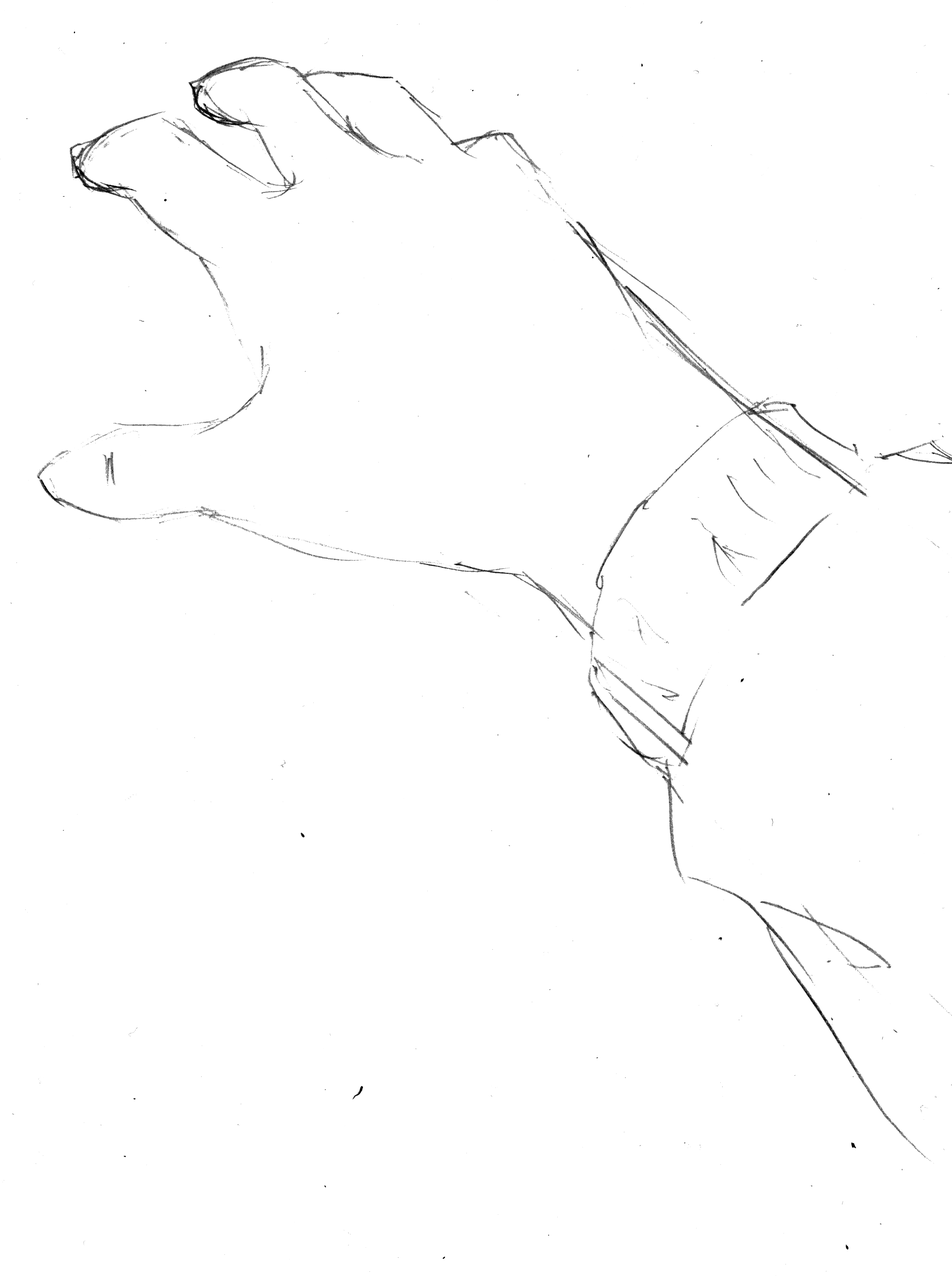
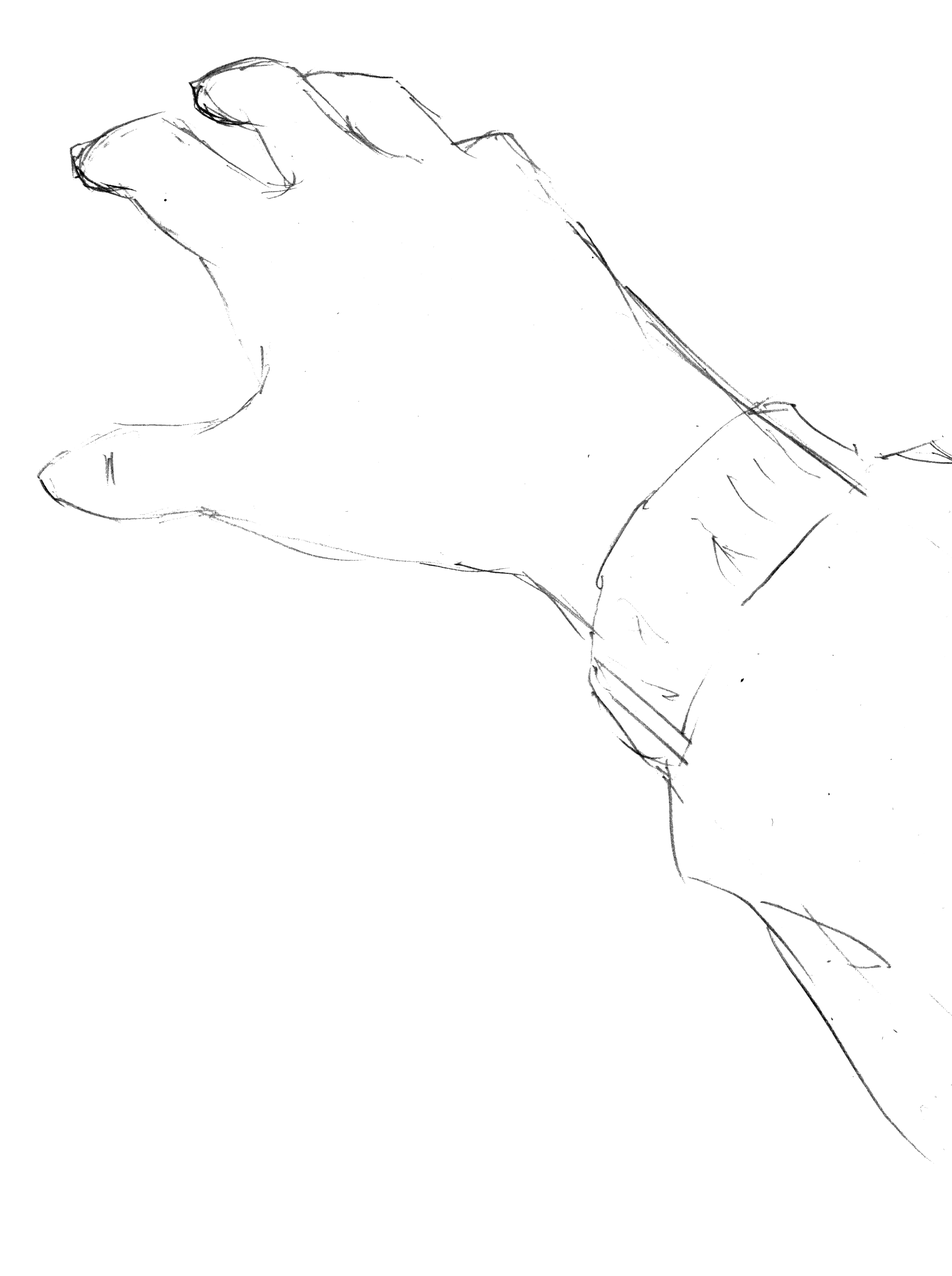
Layer changes from the first w=952, h=1276 image to the second:
added layer "レイヤー 0" above "レイヤー 1" over [37,57,950,1158]
added layer "レイヤー 1" over [34,53,950,1166]
